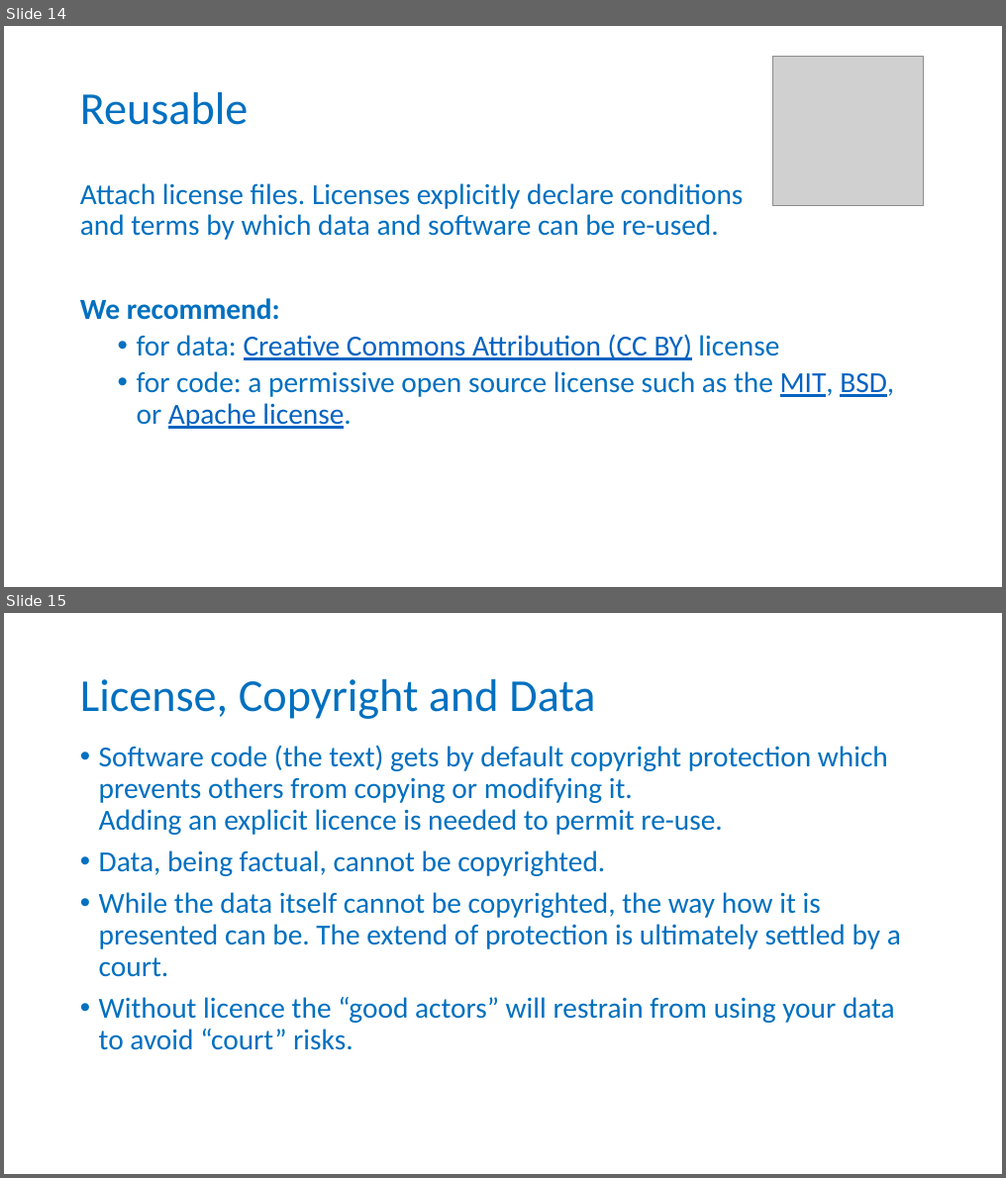
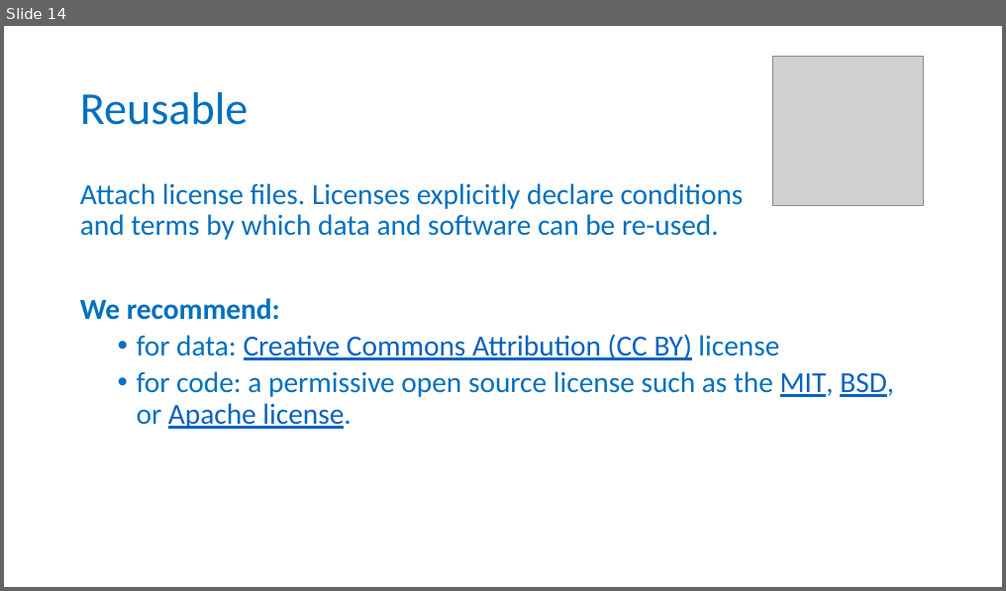
Before and after one commit to tobyhodges/solid-waddle, a slide deck: instructors/Being_FAIR_Episode_v2.0.pptx. Shown one above the other, each under a label of ours: slides 14 and 15 before the commit, slide 14 after it. The pictures are 1006x1178 and 1006x591 pixels, drawn with LibreOffice and Linux fonts; fonts in the diff are those of the drawing; grey boxes stand for pictures; background and template pictures are left out. Boxes give left, top, right and bottom in pixels: in the first picture for what was removed or moved away, otherwise in the second. Text is boxed around its words. In the diff, an @@ line names an element or a change of style, - is before the commit and + after.

Commit message:
IP and Licences as separate episode

```diff
--- a/instructors/Being_FAIR_Episode_v2.0.pptx
+++ b/instructors/Being_FAIR_Episode_v2.0.pptx
@@ slide 15 removed at [4, 613, 1002, 1174], background #FFFFFF @@
@@ title removed at [80, 679, 595, 719] @@
-License, Copyright and Data
@@ text removed at [99, 745, 901, 1051] @@
-• Software code (the text) gets by default copyright protection which prevents others from copying or modifying it.
-  Adding an explicit licence is needed to permit re-use.
-• Data, being factual, cannot be copyrighted.
-• While the data itself cannot be copyrighted, the way how it is presented can be. The extend of protection is ultimately settled by a court.
-• Without licence the “good actors” will restrain from using your data to avoid “court” risks.
```
Also in this commit, not shown: 2 other files.
